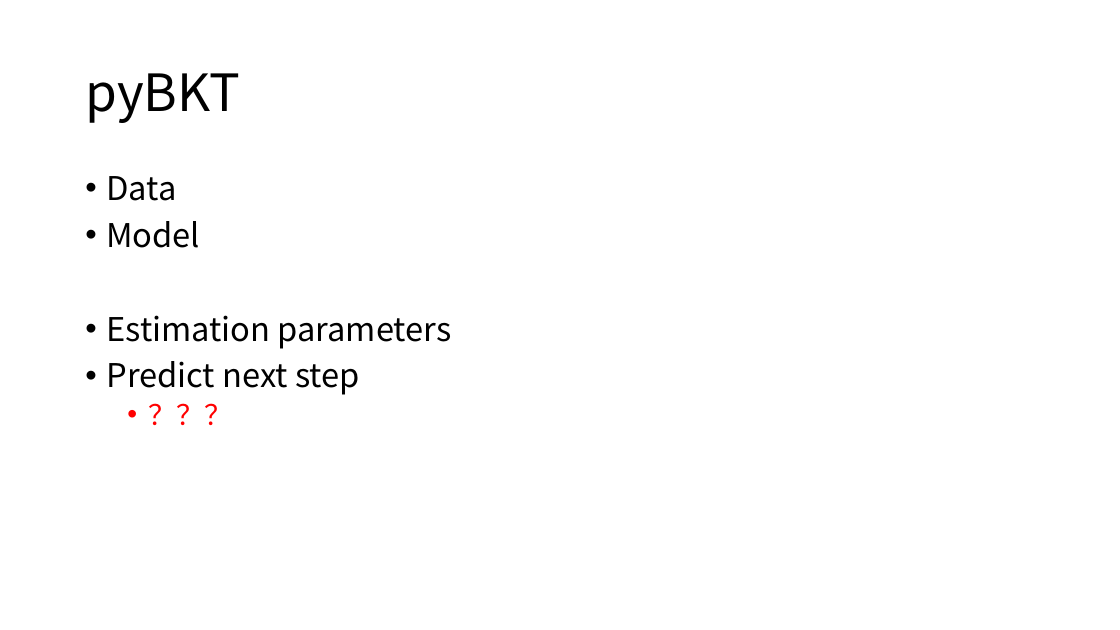
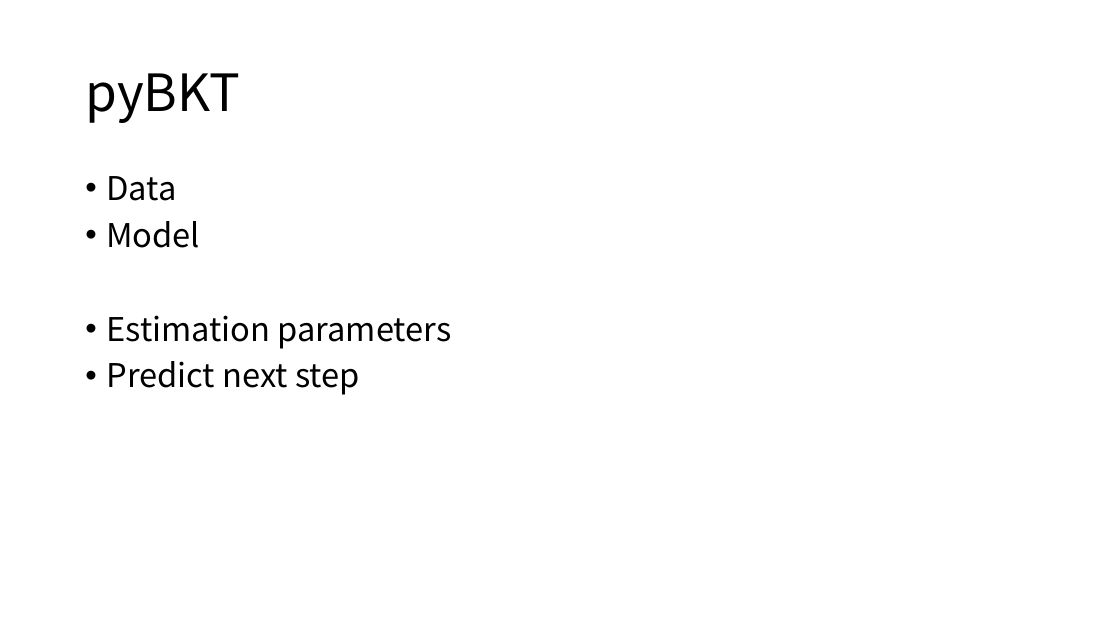
Before and after one commit to cloudspurs/klz, a slide deck: slide 12 of ai/models/statistics/hmm/bkt.pptx (slide 11 before the commit). Drawn at 1120x630 pixels with LibreOffice and Linux fonts; fonts in the diff are those of the drawing. Boxes give left, top, right and bottom in pixels: in the first picture for what was removed or moved away, otherwise in the second. Text is boxed around its words. In the diff, an @@ line names an element or a change of style, - is before the commit and + after.

```diff
--- a/ai/models/statistics/hmm/bkt.pptx
+++ b/ai/models/statistics/hmm/bkt.pptx
@@ text at box(106, 176, 452, 395): paragraph removed @@
-  • ？？？
```
Also in this commit, not shown: 1 slide added, 1 other file.
